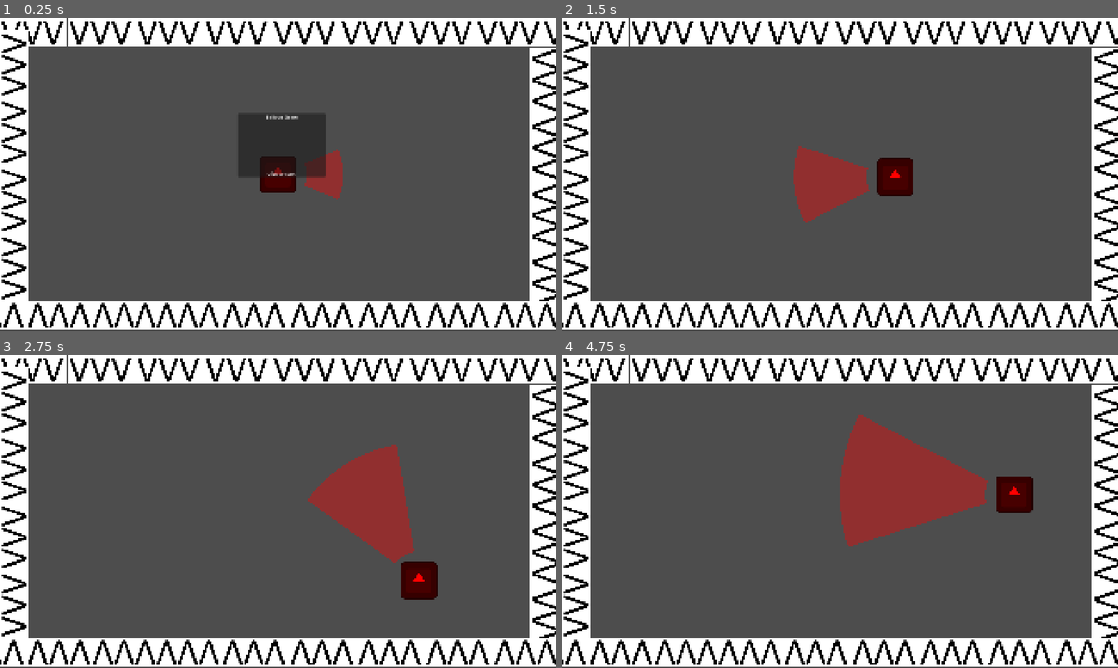
Above: before the commit, frames 1-4 (two rows, left to right).
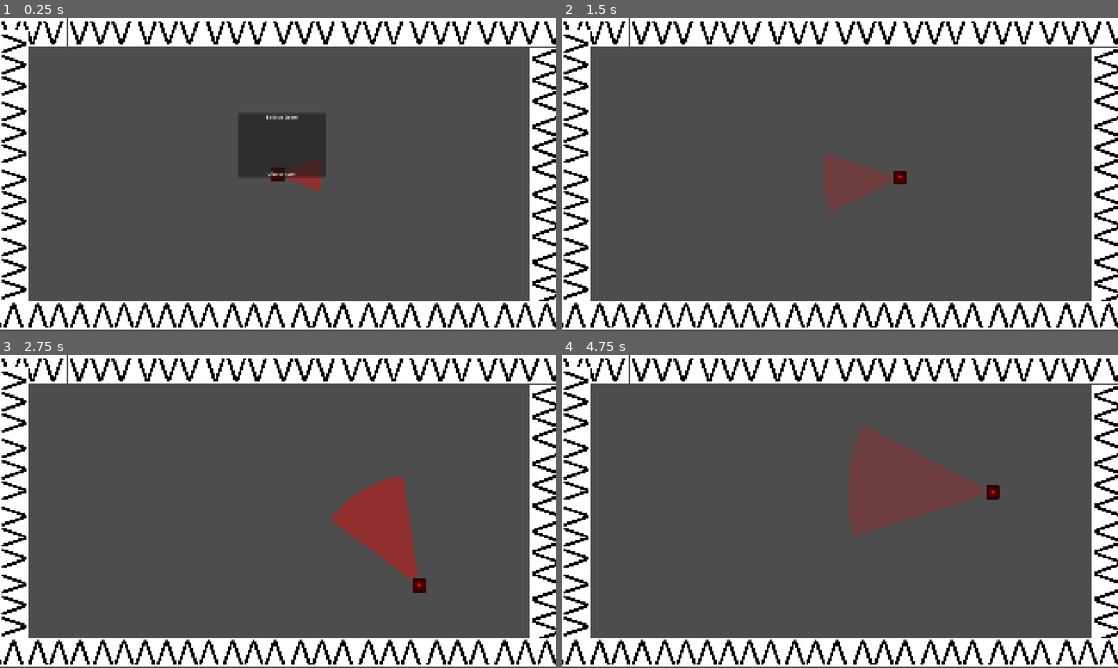
Above: after the commit, the same moments.

Repository: zabenn/gmtk-2026
Game: Godot game, scene res://scenes/main/main.tscn
Two runs of this game, one before a commit and one after it. Both use one fixed random seed, a clock stepped at 60 frames per second and the inputs below. The engine's default icon, where the game draws it, is replaced by a stand-in: a white triangle on a blue panel in a dark square.
Inputs (mouse positions are in pixels of both pictures, inside the frame that each line leads up to):
- Up to frame 1 (0.25 s): no input
- Up to frame 2 (1.5 s): tap Enter at 0.5 s; move the mouse to (962, 158) at 0.52 s; press the mouse at (962, 158) at 0.53 s; hold D (player_right) 0.53-1.28 s; move the mouse to (728, 190) at 1.27 s; release the mouse at (728, 190) at 1.28 s; hold S (player_down) from 1.28 s (still down); click (728, 190) at 1.35 s
- Up to frame 3 (2.75 s): move the mouse to (333, 442) at 2.02 s; release S (player_down) at 2.03 s; press the mouse at (333, 442) at 2.03 s; hold D (player_right) from 2.03 s (still down)
- Up to frame 4 (4.75 s): move the mouse to (812, 574) at 2.77 s; release D (player_right) at 2.78 s; release the mouse at (812, 574) at 2.78 s; hold W (player_up) 2.78-3.53 s; click (812, 574) at 2.85 s; move the mouse to (1006, 558) at 3.52 s; press the mouse at (1006, 558) at 3.53 s; hold A (player_left) from 3.53 s (still down); move the mouse to (673, 464) at 4.27 s; release the mouse at (673, 464) at 4.28 s; click (673, 464) at 4.35 s

The runs differ from the first frame. In frame 1, 1.3% of the frame differs, in the area x 46-62%, y 42-58%; in frame 2, 3.1%; in frame 3, 2.7%; in frame 4, 7.5%, in the area x 50-85%, y 19-62%.
Error before the commit: Parse Error: Identifier "_resolved_this_frame" not declared in the current scope. (res://scenes/enemy/enemy.gd:37)

Commit message:
fixed blast, messed with enemy speed, added spawning time

Diff:
--- a/scenes/blast/blast.gd
+++ b/scenes/blast/blast.gd
@@ -4,14 +4,15 @@
 @export var visual_point_distance: float = 5.0
 @export_range(0.0, 360.0, 0.1, "radians_as_degrees") var min_angle: float = PI / 4.0
 @export_range(0.0, 360.0, 0.1, "radians_as_degrees") var max_angle: float = PI / 4.0
-@export_range(0.0, 1000.0, 50.0) var min_radius: float = 100.0
-@export_range(0.0, 1000.0, 50.0) var max_radius: float = 600.0
+@export_range(0.0, 1000.0, 50.0) var min_radius: float = 35.0
+@export_range(0.0, 1000.0, 50.0) var max_radius: float = 500.0
 @export var damage_speed: float = 0.2
 @export var visual_speed: float = 5.0
 @export var min_end_damage_collision_fraction: float = 0.2
 @export var attack_increase: float = -0.3
 @export var min_force: float = 500.0
 @export var max_force: float = 1000.0
+@export var blow_cooldown: float = 0.75
 
 var start_damage_collision_fraction: float = -1.0:
 	set(value):
@@ -52,6 +53,7 @@
 @onready var collision_polygon2d: CollisionPolygon2D = %CollisionPolygon2D
 @onready var polygon2d: Polygon2D = %Polygon2D
 
+var blow_cd : bool = false
 
 func _ready() -> void:
 	start_damage_collision_fraction = 0.0
@@ -78,26 +80,31 @@
 
 func _input(event: InputEvent) -> void:
 	if event.is_action_pressed("player_blow"):
-		for body in area2d.get_overlapping_bodies():
-			print(body)
-			if body is Enemy:
-				var enemy: Enemy = body
-				enemy.stunned = true
-				enemy.apply_central_impulse(
-					(
-						lerp(
-							min_force,
-							max_force,
-							inverse_lerp(
-								min_radius,
-								max_radius,
-								global_position.distance_to(enemy.global_position)
+		if blow_cd == false:
+			modulate.a = 0.5
+			blow_cd = true
+			for body in area2d.get_overlapping_bodies():
+				#print(body)
+				if body is Enemy:
+					var enemy: Enemy = body
+					enemy.stunned = true
+					enemy.apply_central_impulse(
+						(
+							lerp(
+								min_force,
+								max_force,
+								inverse_lerp(
+									min_radius,
+									max_radius,
+									global_position.distance_to(enemy.global_position)
+								)
 							)
+							* global_position.direction_to(enemy.global_position)
 						)
-						* global_position.direction_to(enemy.global_position)
 					)
-				)
-
+			await get_tree().create_timer(blow_cooldown).timeout
+			blow_cd = false
+			modulate.a = 1
 
 func _visual_towards_collision(
 	visual_fraction: float, collision_fraction: float, delta: float
--- a/scenes/enemy/enemy.gd
+++ b/scenes/enemy/enemy.gd
@@ -30,13 +30,12 @@
 func _physics_process(delta: float) -> void:
 	if fully_spawned == false:
 		scale += Vector2(delta,delta)
+		freeze = true
 		if scale >= Vector2(1,1):
 			fully_spawned = true
 			scale = Vector2(1,1)
 	if fully_spawned == true:
-		if _resolved_this_frame:
-			_resolved_this_frame = false
-			return
+		freeze = false
 	if stunned:
 		_stunned_time += delta
 		if _stunned_time >= stun_duration:
--- a/scenes/enemy/enemy.tscn
+++ b/scenes/enemy/enemy.tscn
@@ -32,6 +32,7 @@
 [node name="AttackComp" type="Node2D" parent="." unique_id=1440351338]
 
 [node name="Sprite2D" type="Sprite2D" parent="." unique_id=620230609]
+scale = Vector2(0.375, 0.375)
 texture = ExtResource("4_gbopb")
 
 [node name="HurtboxComp" type="Area2D" parent="." unique_id=139794605]
--- a/scenes/player/player.gd
+++ b/scenes/player/player.gd
@@ -2,7 +2,7 @@
 extends RigidBody2D
 
 @export var max_speed: float = 300.0
-@export var acceleration: float = 500.0
+@export var acceleration: float = 600.0
 @export var friction: float = 1.0
 
 var _resolved_this_frame: bool = false
--- a/scenes/player/player.tscn
+++ b/scenes/player/player.tscn
@@ -20,4 +20,5 @@
 shape = SubResource("CircleShape2D_aqe1g")
 
 [node name="Sprite2D" type="Sprite2D" parent="." unique_id=1316306260]
+scale = Vector2(0.375, 0.375)
 texture = ExtResource("3_gmlin")
--- a/scenes/world/world.gd
+++ b/scenes/world/world.gd
@@ -6,7 +6,7 @@
 @onready var player: Player = %Player
 @onready var enemy_spawn_timer: Timer = %EnemySpawnTimer
 @onready var enemy_scene = preload("res://scenes/enemy/enemy.tscn")
-@export var spawn_time: float = 5
+@export var spawn_time: float = 2
 @export var enemy_count := 20		#number of enemies to spawn
 @export var border_offset := 300	#number of pixels to offset enemy spawn for killzone
 var enemy_death_count := 0
@@ -17,9 +17,13 @@
 	enemy_spawn_timer.wait_time = spawn_time
 	enemy_spawn_timer.timeout.connect(_on_timer_timeout)
 	SignalBus.game_start_signal.connect(_game_start)
+	SignalBus.you_died_signal.connect(_game_over)
 
 func _game_start():
 	enemy_spawn_timer.start()
+
+func _game_over():
+	enemy_spawn_timer.stop()
 
 func _on_timer_timeout():
 	var enemy_spawnpoint = Vector2(randf_range(border_offset, screen_length-border_offset), randf_range(border_offset, screen_width-border_offset))
@@ -30,7 +34,7 @@
 		add_child(enemy)
 		enemy.target = player
 		enemy_count -= 1
-	spawn_time = randf_range(0, 2)
+	spawn_time = randf_range(0, 1)
 
 func _enemy_death_counter():
 	enemy_death_count += 1
--- a/signal_bus.gd
+++ b/signal_bus.gd
@@ -1,6 +1,6 @@
 extends Node
 
 signal you_died_signal		#when player dies, remove enemies to not break game, show game over, etc.
-signal enemy_died_signal	#when enemy dies, remove it
+signal enemy_died_signal	#when enemy dies, remove it, drain blow meter
 
 signal game_start_signal 	#spawn player, start enemy timer
Not shown: 1 places in scenes/player/player.tscn that only renumber resources
